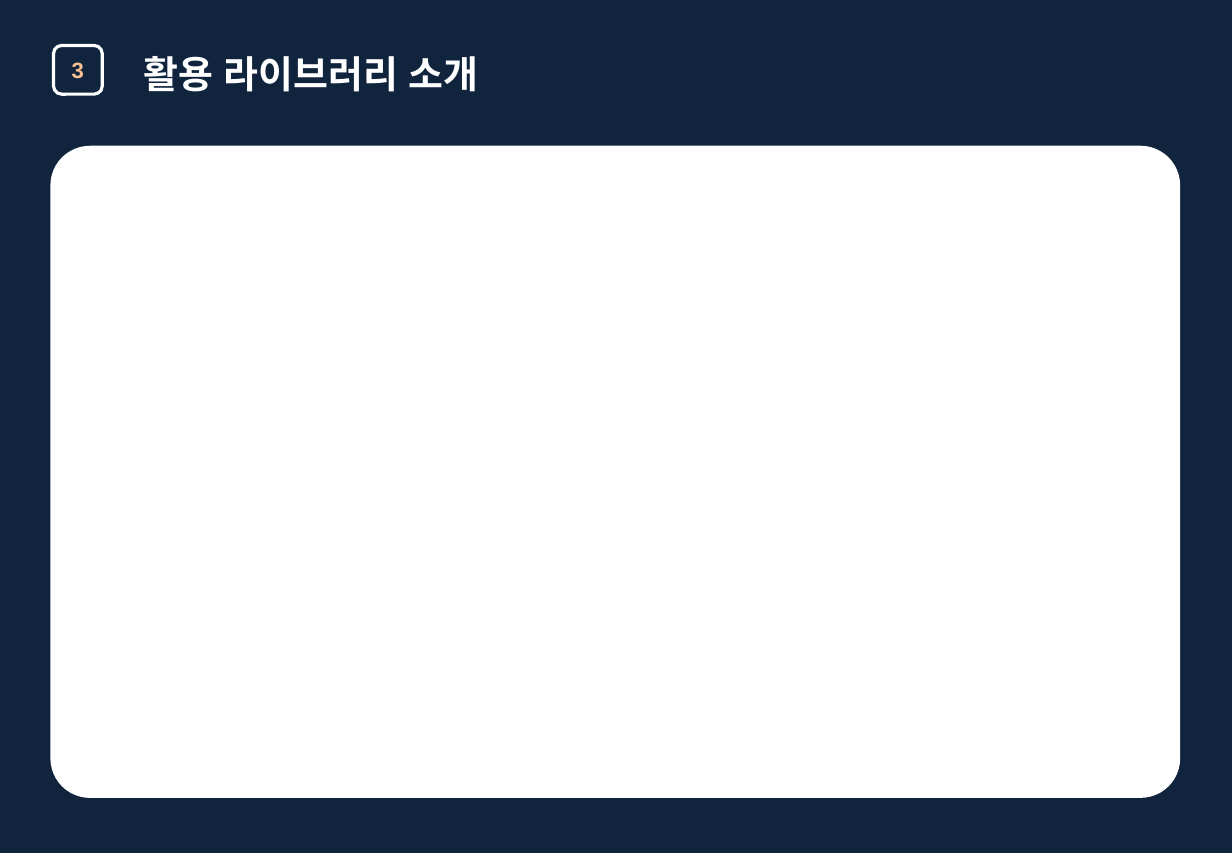
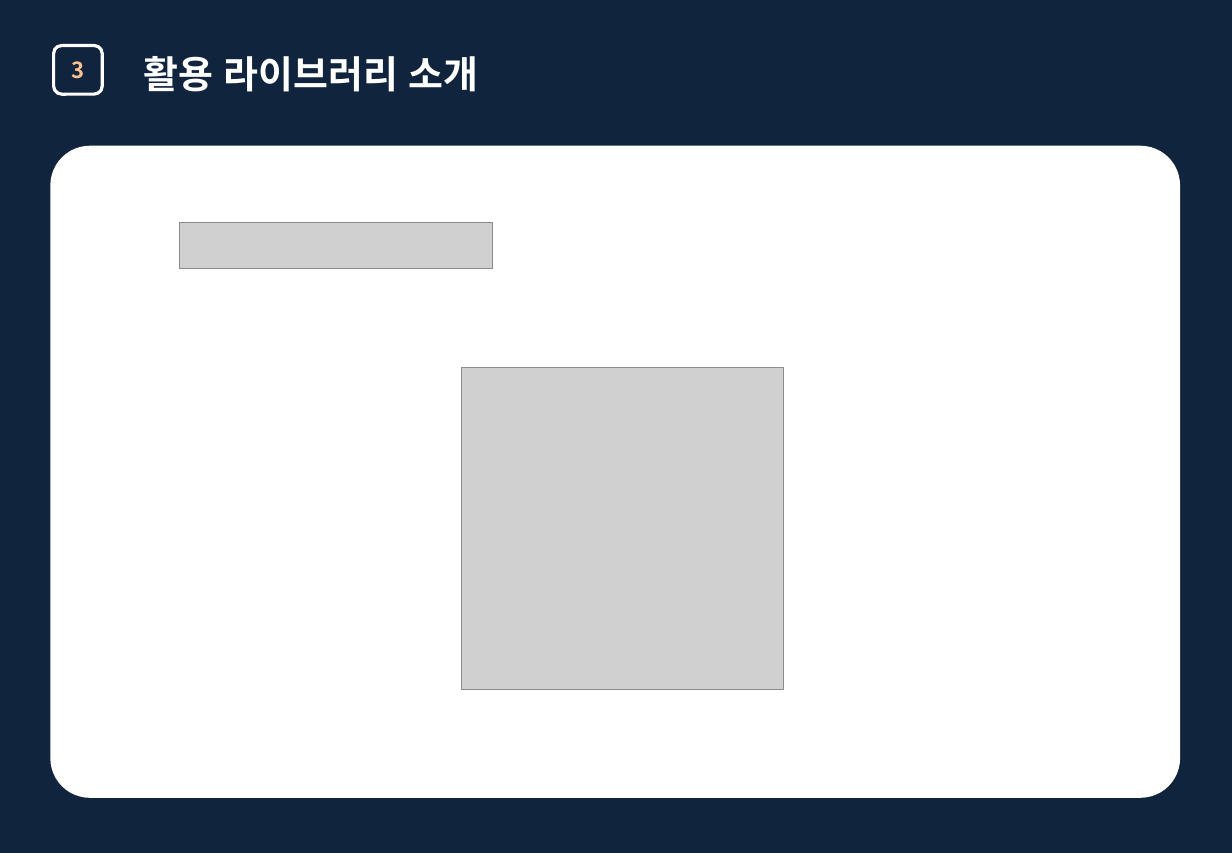
Before and after one commit to OrchardTree7/React-Todolist, a slide deck: slide 12 of 웹프레임워크1(B)_10팀_NONE-ERROR 최종발표.pptx. Drawn at 1232x853 pixels with LibreOffice and Linux fonts; fonts in the diff are those of the drawing; grey boxes stand for pictures. Boxes give left, top, right and bottom in pixels: in the first picture for what was removed or moved away, otherwise in the second. Text is boxed around its words. In the diff, an @@ line names an element or a change of style, - is before the commit and + after.

```diff
--- a/웹프레임워크1(B)_10팀_NONE-ERROR 최종발표.pptx
+++ b/웹프레임워크1(B)_10팀_NONE-ERROR 최종발표.pptx
@@ background #0F243E to #10243E @@
@@ rounded rectangle "3" at box(53, 46, 102, 94): font Arial to Noto Sans CJK KR; proportions changed @@
@@ picture added at box(180, 223, 493, 270) @@
@@ picture added at box(462, 367, 784, 689) @@
```
Also in this commit, not shown: 16 other slides changed, 2 other files.
